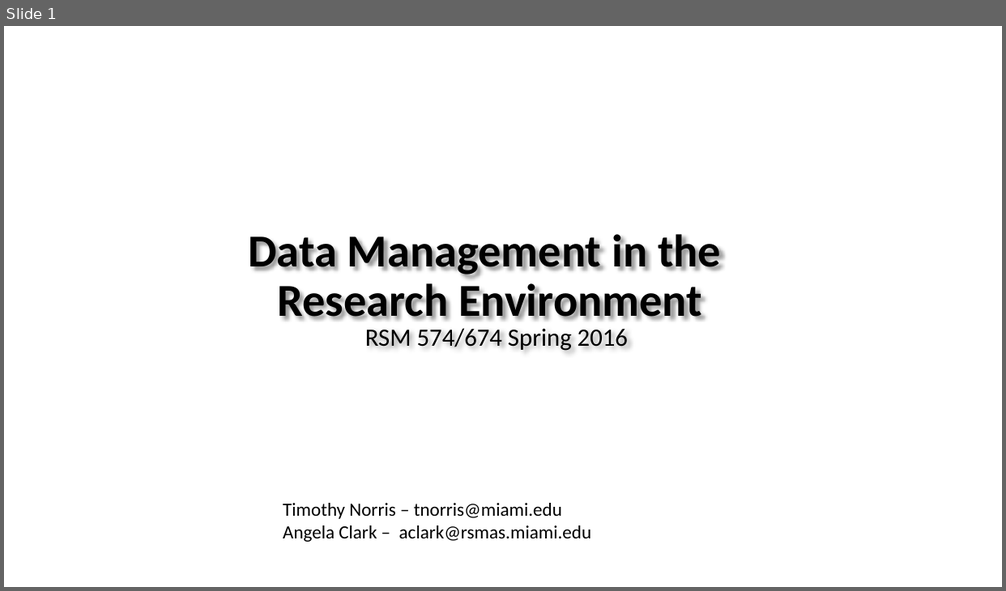
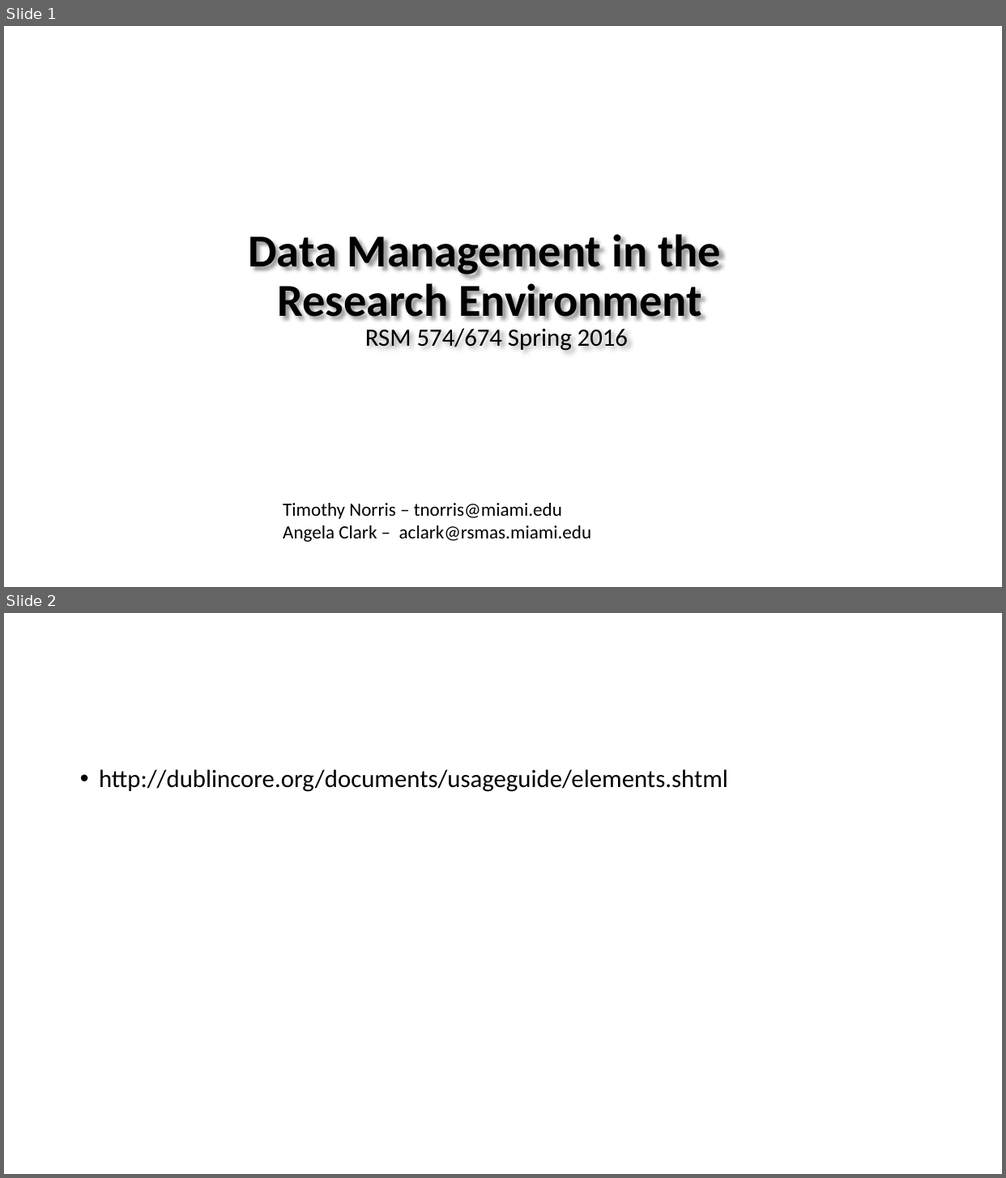
Before and after one commit to tibbben/teaching.data.literacy, a slide deck: UM_DataManagementClass/Lessons/03/03_secondMeeting.pptx. Shown one above the other, each under a label of ours: slide 1 before the commit, slides 1 and 2 after it. The pictures are 1006x591 and 1006x1178 pixels, drawn with LibreOffice and Linux fonts; fonts in the diff are those of the drawing; background and template pictures are left out. Boxes give left, top, right and bottom in pixels: in the first picture for what was removed or moved away, otherwise in the second. Text is boxed around its words. In the diff, an @@ line names an element or a change of style, - is before the commit and + after.

```diff
--- a/UM_DataManagementClass/Lessons/03/03_secondMeeting.pptx
+++ b/UM_DataManagementClass/Lessons/03/03_secondMeeting.pptx
@@ slide 2 added at (4,613,1002,1174), background #FFFFFF @@
@@ text added at (99,769,728,792), 24 pt, text #000000 @@
+• http://dublincore.org/documents/usageguide/elements.shtml
```
Also in this commit, not shown: 2 other files.
